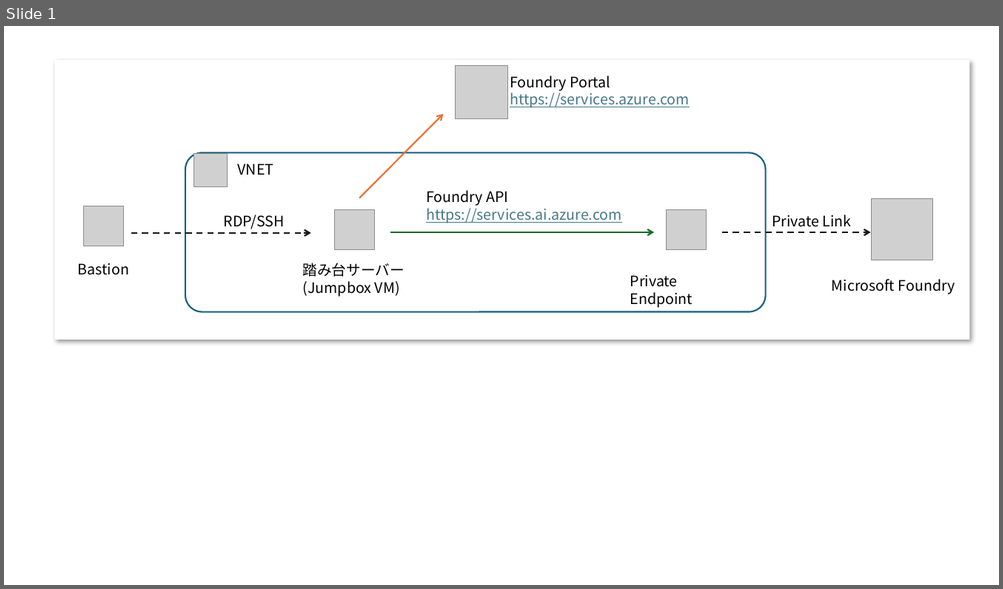
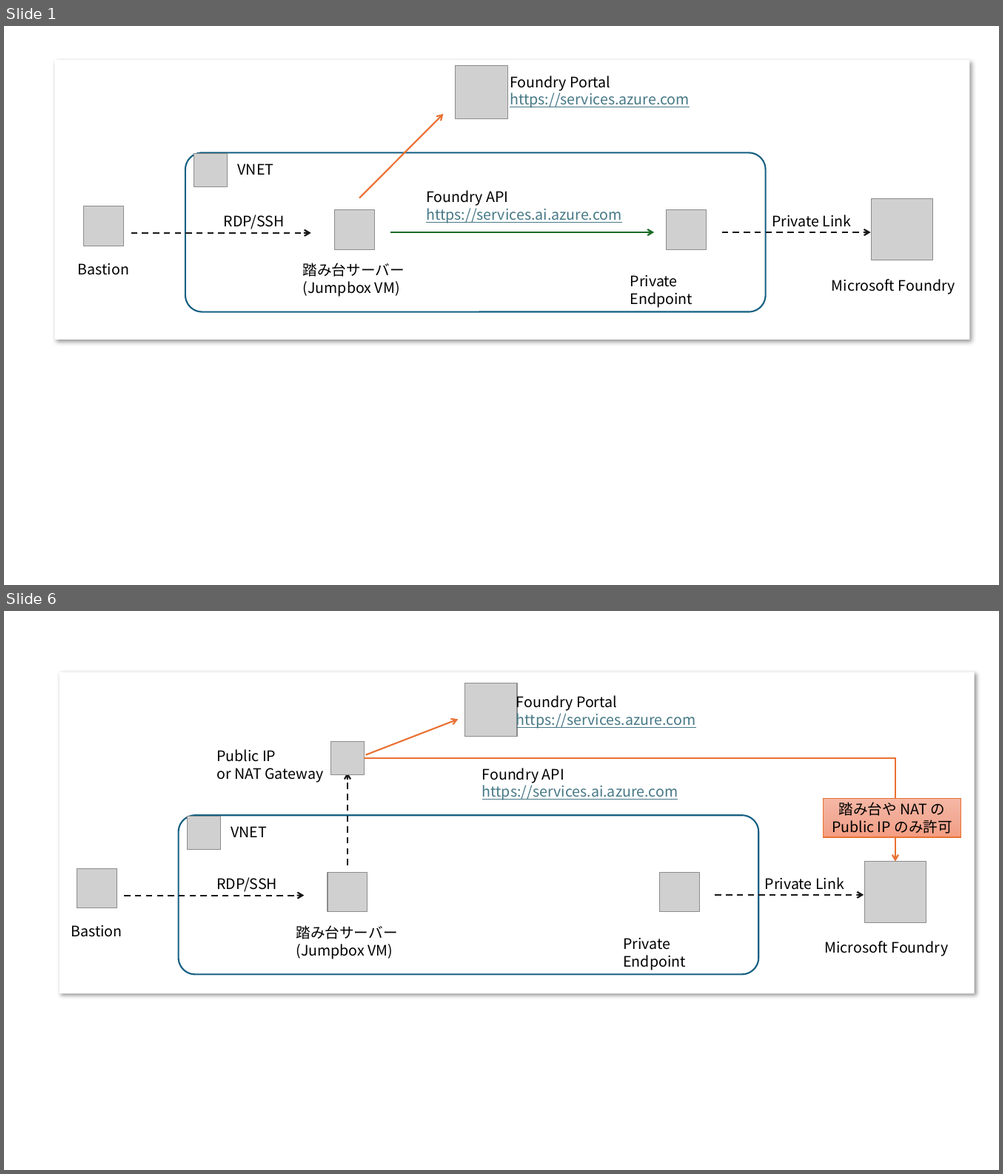
Before and after one commit to ayuina/ainaba-csa-blog, a slide deck: fy26/using-msfoundry-in-private-network/images/figures.pptx. Shown one above the other, each under a label of ours: slide 1 before the commit, slides 1 and 6 after it; the slides between them are not shown. The pictures are 1003x589 and 1003x1174 pixels, drawn with LibreOffice and Linux fonts; fonts in the diff are those of the drawing; grey boxes stand for pictures. Boxes give left, top, right and bottom in pixels: in the first picture for what was removed or moved away, otherwise in the second. Text is boxed around its words. In the diff, an @@ line names an element or a change of style, - is before the commit and + after.

```diff
--- a/fy26/using-msfoundry-in-private-network/images/figures.pptx
+++ b/fy26/using-msfoundry-in-private-network/images/figures.pptx
@@ slide 6 added at (4,611,999,1170), background #FFFFFF @@
@@ rectangle added at (60,672,974,994), fill #FFFFFF @@
@@ picture added at (465,684,518,737) @@
@@ text added at (516,692,696,729), 14 pt, text #467886, underline @@
+Foundry Portal
+https://services.azure.com
@@ arrow added from (366, 755) to (458, 719), #E97132 1.5 pt @@
@@ picture added at (331,741,364,775) @@
@@ text added at (216,749,323,783), 14 pt, text #000000 @@
+Public IP
+or NAT Gateway
@@ elbow arrow added from (364, 758) to (895, 862), #E97132 1.5 pt @@
@@ arrow added from (347, 866) to (347, 773), #171717 1.5 pt dashed @@
@@ text added at (482,768,678,800), 14 pt, text #467886, underline @@
+Foundry API
+https://services.ai.azure.com
@@ rectangle added at (823,798,962,837), fill gradient #F5B8A5 to #F2AB96 to #F59E82, outline #E97132 1 pt, 14 pt, text #000000 @@
+踏み台や NAT の
+Public IP のみ許可
@@ rounded rectangle added at (179,815,758,974), outline #156082 1.5 pt @@
@@ picture added at (188,816,220,849) @@
@@ text added at (230,826,267,837), 14 pt, text #000000 @@
+VNET
@@ picture added at (77,869,116,908) @@
@@ picture added at (328,872,367,911) @@
@@ picture added at (659,872,699,911) @@
@@ picture added at (865,862,925,923) @@
@@ arrow added from (124, 896) to (304, 896), #171717 1.5 pt dashed @@
@@ text added at (216,877,277,892), 14 pt, text #000000 @@
+RDP/SSH
@@ arrow added from (715, 895) to (864, 895), #171717 1.5 pt dashed @@
@@ text added at (765,877,844,890), 14 pt, text #000000 @@
+Private Link
@@ text added at (71,925,122,937), 14 pt, text #000000 @@
+Bastion
@@ text added at (296,925,397,960), 14 pt, text #000000 @@
+踏み台サーバー
+(Jumpbox VM)
@@ text added at (623,938,686,971), 14 pt, text #000000 @@
+Private Endpoint
@@ text added at (825,941,948,957), 14 pt, text #000000 @@
+Microsoft Foundry
```
Also in this commit, not shown: 4 other slides added, 1 slide removed, 7 other files.
